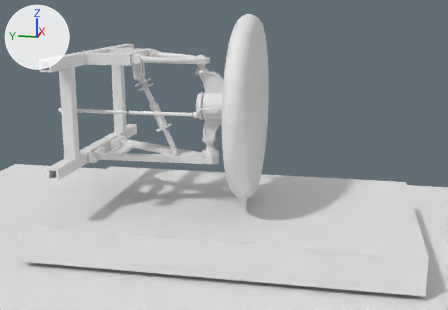
The glTF model scenes/articulated/wishbone.gltf as it was, and as the next commit left it.
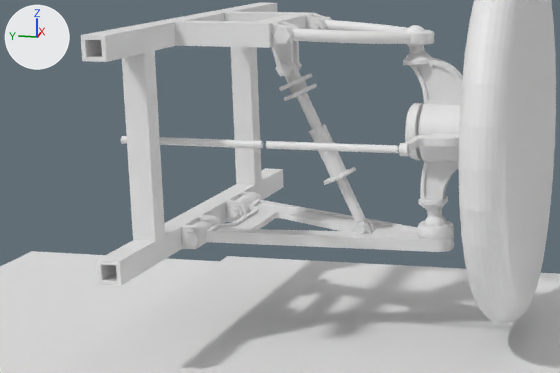
Old and new are each drawn whole from a 50 mm camera at (-13.72, -4.14, 5.91) aimed at (2.75, -0.84, 1.8) and again close up on the part from 0% to 60% of the width and 14% to 72% of the height. Every picture has the same lights, and +X, +Y and +Z are marked at upper left. The older version's two pictures come first.

Objects in the first close-up: 'frame', 'ground', 'knuckle', 'rig_platform', 'spring_lower', 'spring_upper', 'steering_rack', 'tie_rod', 'wheel', 'wishbone_lower', 'wishbone_upper'.
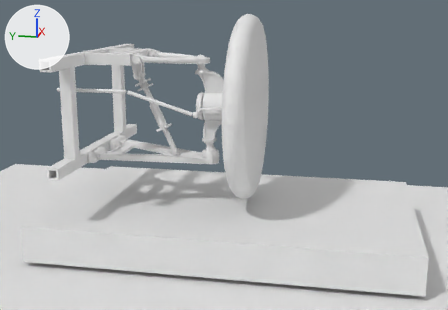
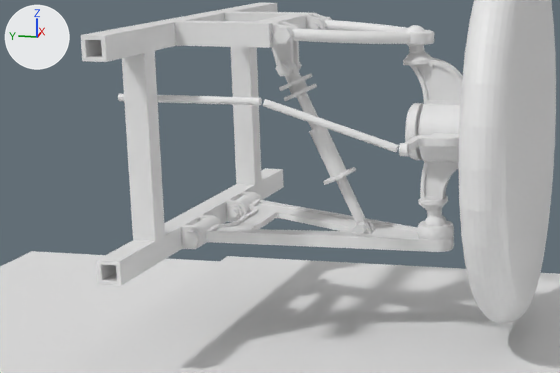
Changed parts and their boxes (x1, y1, x2, y2) in the close-ups (560 x 373 px):
'tie_rod', moved, turned
    before: (266, 141, 399, 153)
    after: (263, 99, 399, 152)
'steering_rack', moved
    before: (121, 136, 263, 149)
    after: (118, 94, 262, 105)

The edits, one by one:
Object 'steering_rack' (ob_steering_rack) moves from (1.55, 2.46, 3.12) to (1.55, 2.46, 3.67).
Object 'tie_rod' (ob_tie_rod) moves from (1.55, 0.59, 3.12) to (1.54, 0.6, 3.39).
Object 'tie_rod' (ob_tie_rod) turns from (90, 0, 0) to (107, -2.2, -0.2) degrees about x, y and z.
